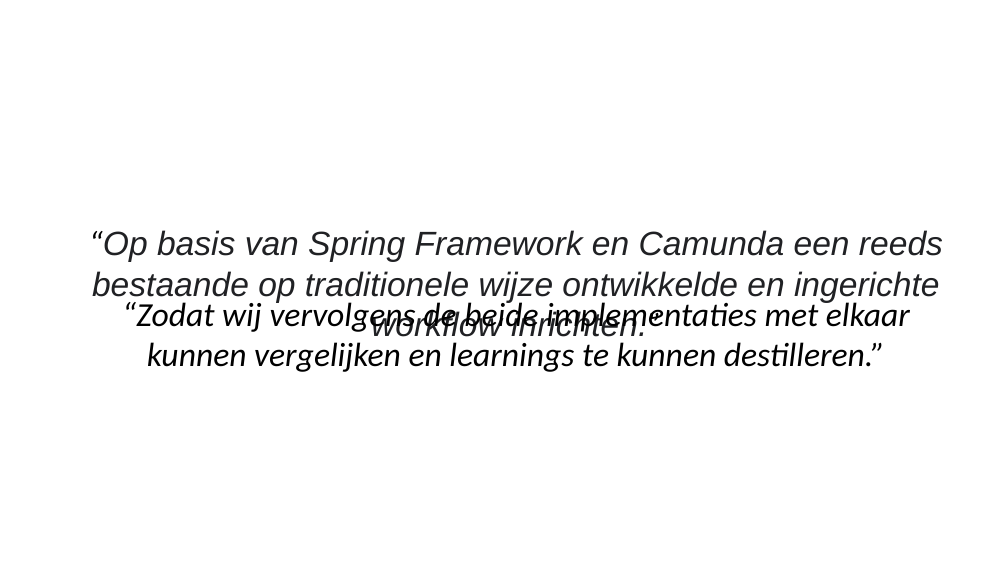
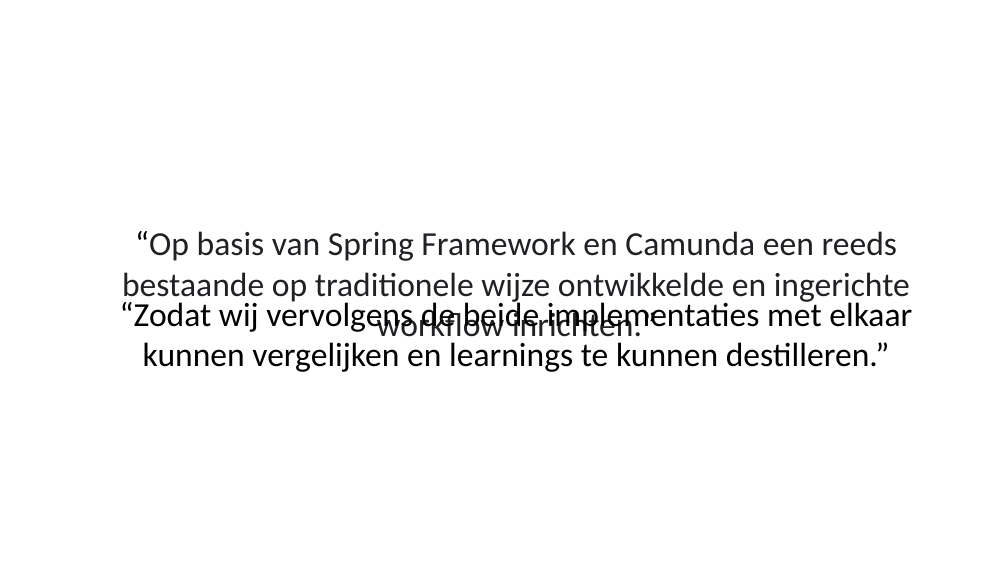
Before and after one commit to DennisVlaanderen/camunda-hands-on-workshop, a slide deck: slide 4 of Presentatie/Camunda_Brooks_JDI.pptx. Drawn at 1008x567 pixels with LibreOffice and Linux fonts; fonts in the diff are those of the drawing. Boxes give left, top, right and bottom in pixels: in the first picture for what was removed or moved away, otherwise in the second. Text is boxed around its words. In the diff, an @@ line names an element or a change of style, - is before the commit and + after.

```diff
--- a/Presentatie/Camunda_Brooks_JDI.pptx
+++ b/Presentatie/Camunda_Brooks_JDI.pptx
@@ text "“Op basis van Spring Framework ..." at bbox=[122, 231, 910, 345]: font Arial to Calibri, italic off @@
@@ text "“Zodat wij vervolgens de beide ..." at bbox=[120, 298, 912, 372]: italic off @@
```
Also in this commit, not shown: 4 other slides changed, 3 slides added, 3 slides removed.
